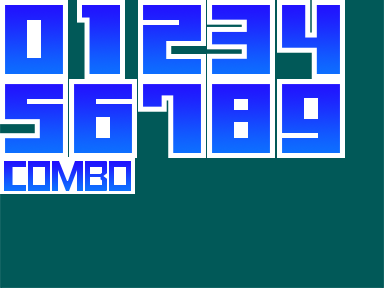
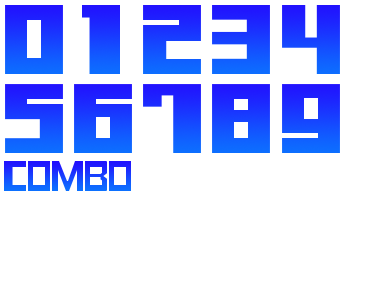
Revision of a layered 384×288 image; what changed, layer by layer:
painted on "7" over (x1=143, y1=100, x2=169, y2=153)
painted on "5" over (x1=5, y1=124, x2=35, y2=134)
painted on "4" over (x1=282, y1=5, x2=312, y2=74)
painted on "3" over (x1=212, y1=24, x2=242, y2=54)
painted on "2" over (x1=171, y1=46, x2=201, y2=54)
painted on "1" over (x1=82, y1=22, x2=85, y2=74)
hid "レイヤー 2" over (x1=0, y1=0, x2=384, y2=288)
